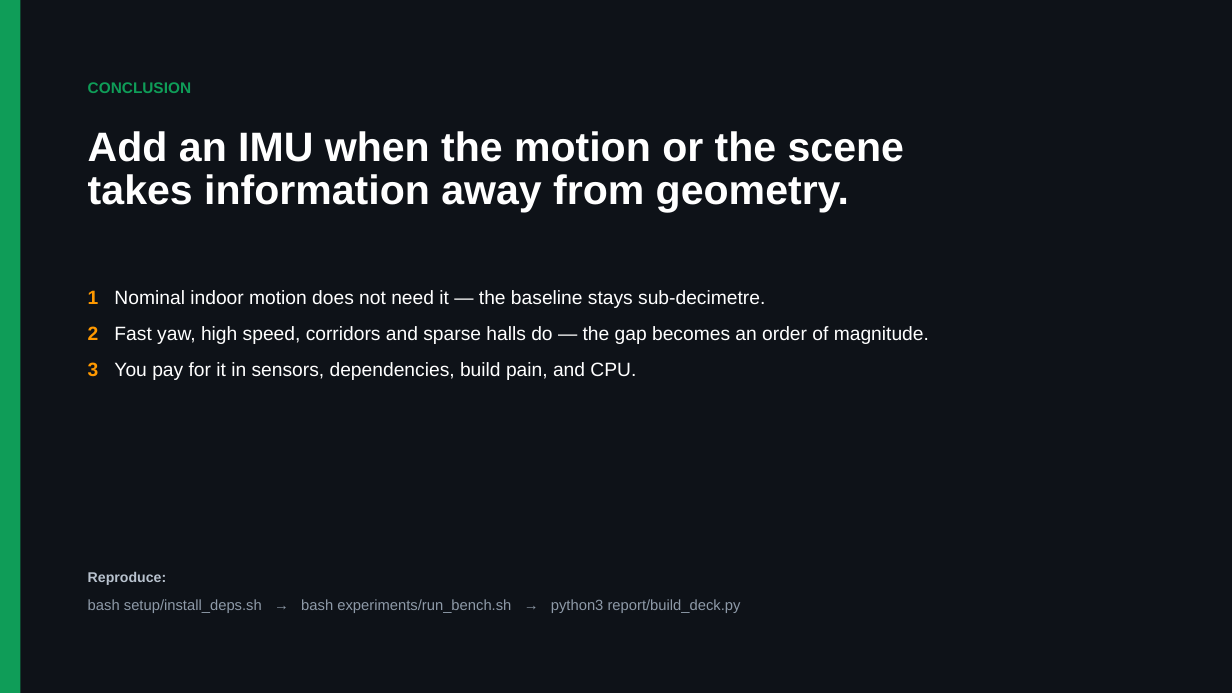
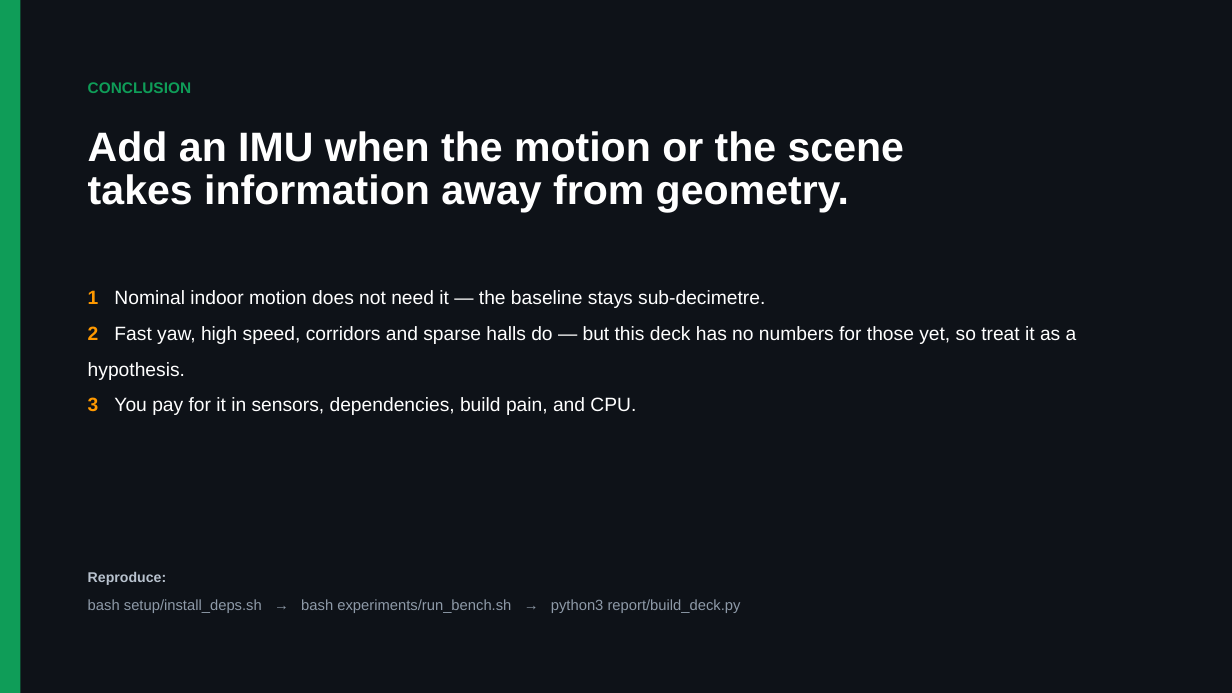
Before and after one commit to broken-pear/AAE4203_LIOSAM_demo, a slide deck: slide 20 of report/LOAM_vs_LIOSAM_comparison.pptx. Drawn at 1232x693 pixels with LibreOffice and Linux fonts; fonts in the diff are those of the drawing. Boxes give left, top, right and bottom in pixels: in the first picture for what was removed or moved away, otherwise in the second. Text is boxed around its words. In the diff, an @@ line names an element or a change of style, - is before the commit and + after.

```diff
--- a/report/LOAM_vs_LIOSAM_comparison.pptx
+++ b/report/LOAM_vs_LIOSAM_comparison.pptx
@@ text at (88,326,1077,380): text changed @@
-2 Fast yaw, high speed, corridors and sparse halls do — the gap becomes an order of magnitude.
+2 Fast yaw, high speed, corridors and sparse halls do — but this deck has no numbers for those yet, so treat it as a hypothesis.
```
Also in this commit, not shown: 1 other slide changed, 1 other file.
